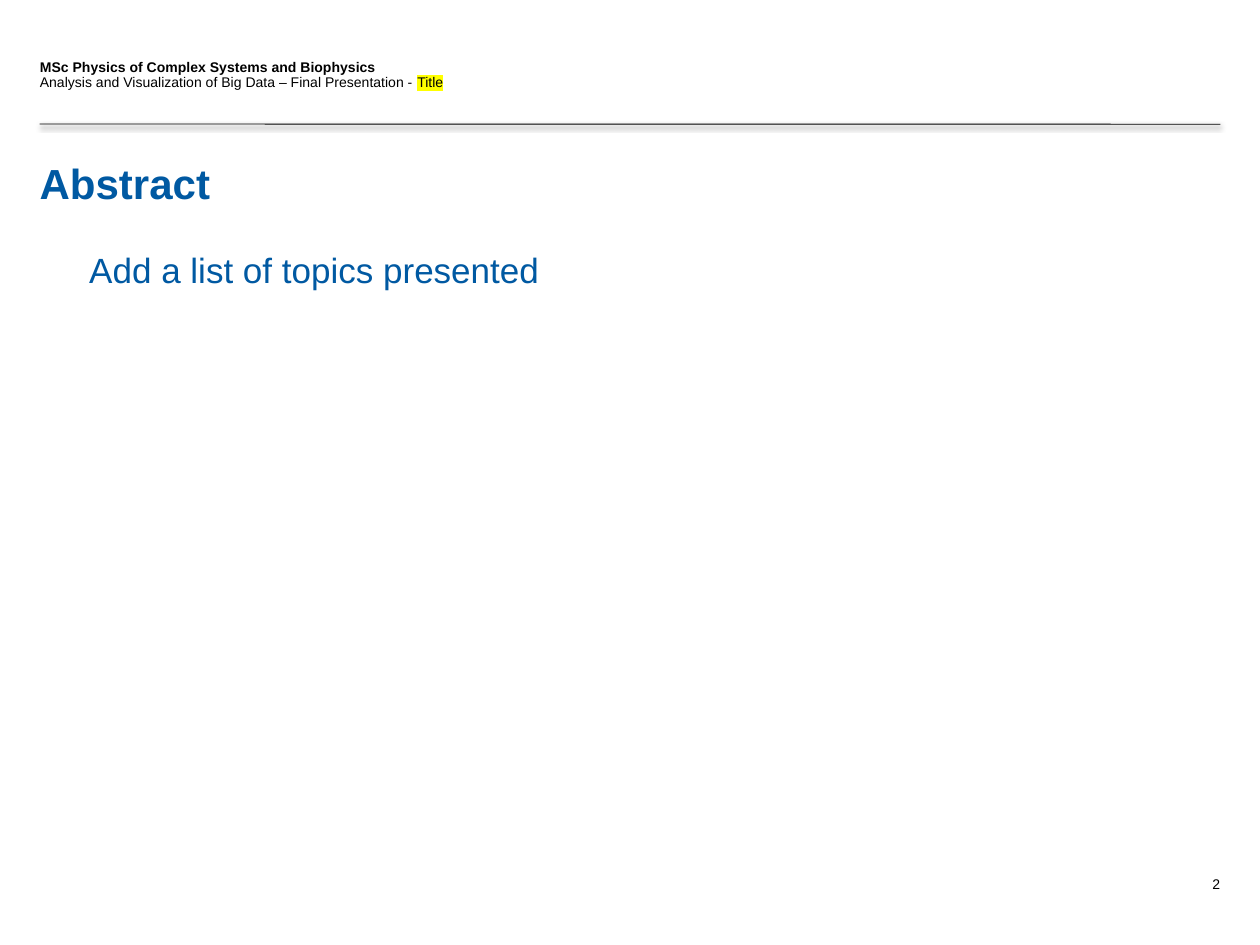
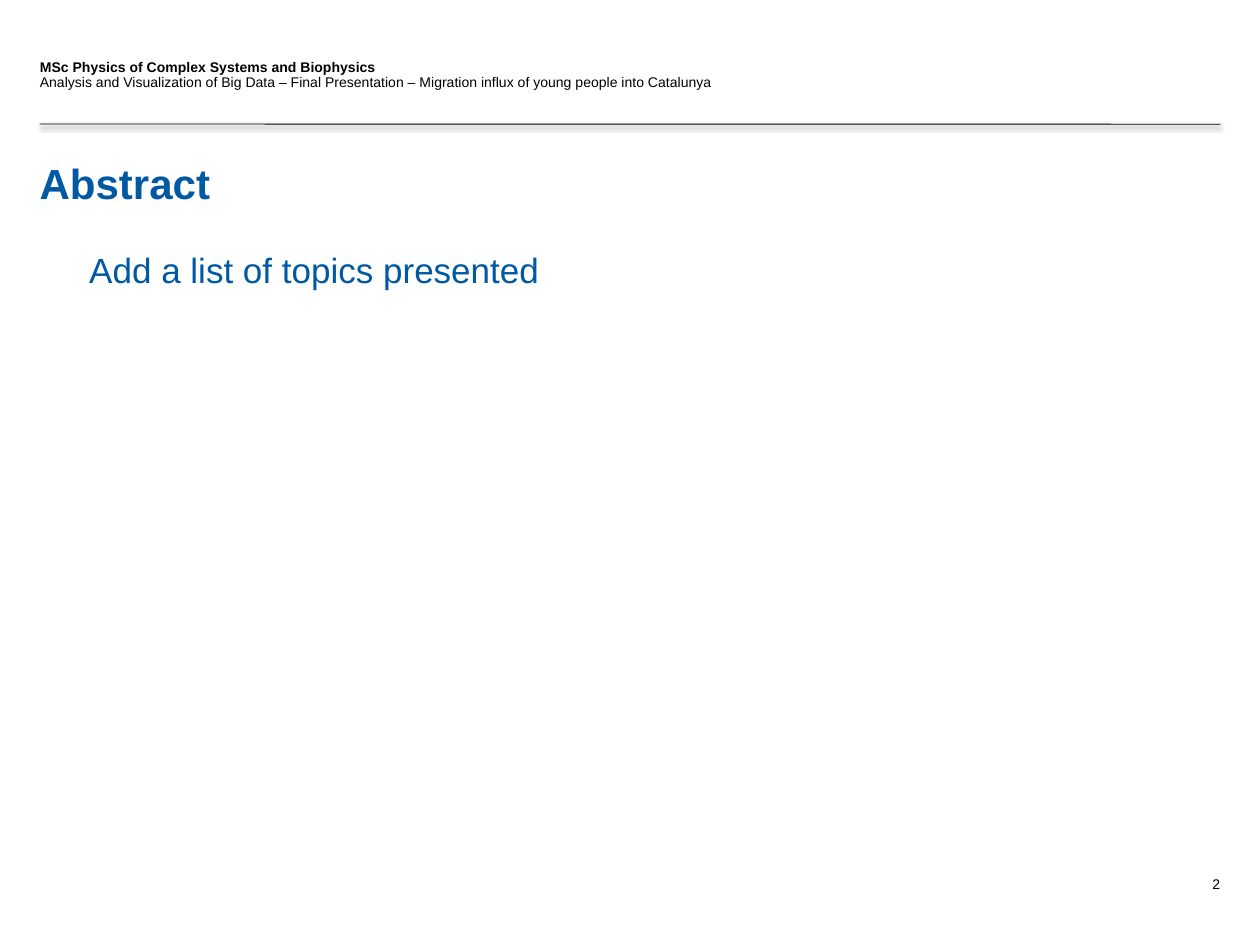
Before and after one commit to sowor14/Final_Dashboard, a slide deck: slide 2 of FinalPresentation_Template_authors.pptx. Drawn at 1260x945 pixels with LibreOffice and Linux fonts; fonts in the diff are those of the drawing; background and template pictures are left out. Boxes give left, top, right and bottom in pixels: in the first picture for what was removed or moved away, otherwise in the second. Text is boxed around its words. In the diff, an @@ line names an element or a change of style, - is before the commit and + after.

```diff
--- a/FinalPresentation_Template_authors.pptx
+++ b/FinalPresentation_Template_authors.pptx
@@ text at [40,77,711,90]: text changed @@
-Analysis and Visualization of Big Data – Final Presentation - Title
+Analysis and Visualization of Big Data – Final Presentation – Migration influx of young people into Catalunya
```
Also in this commit, not shown: 11 other slides changed, 1 slide added, 1 slide removed, 1 other file.
